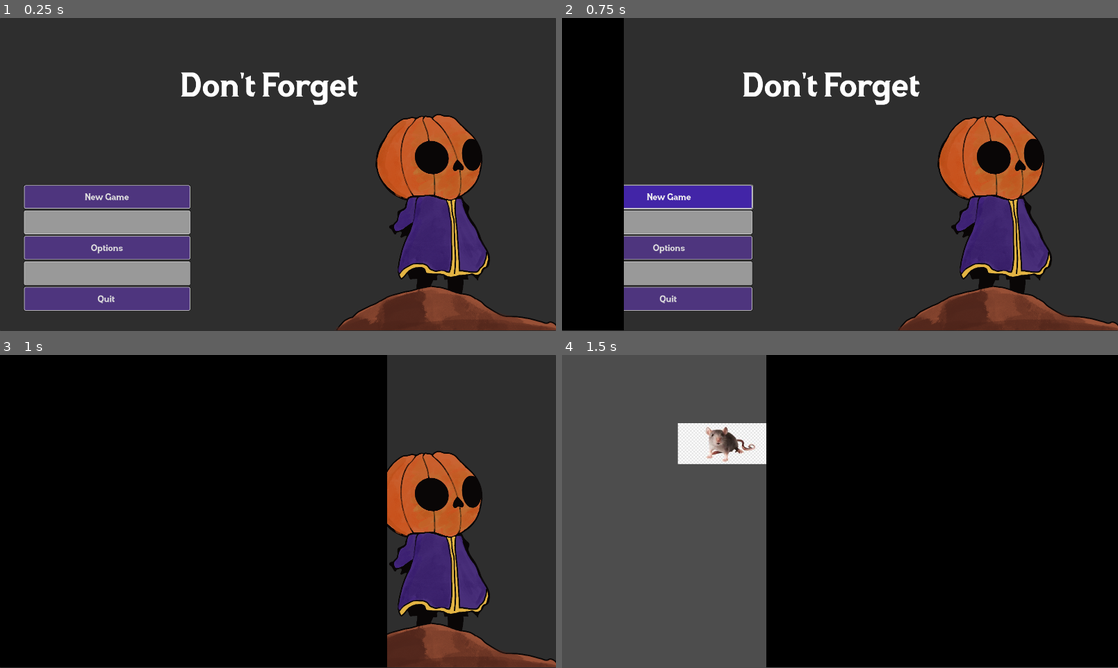
Above: before the commit, frames 1-4 (two rows, left to right).
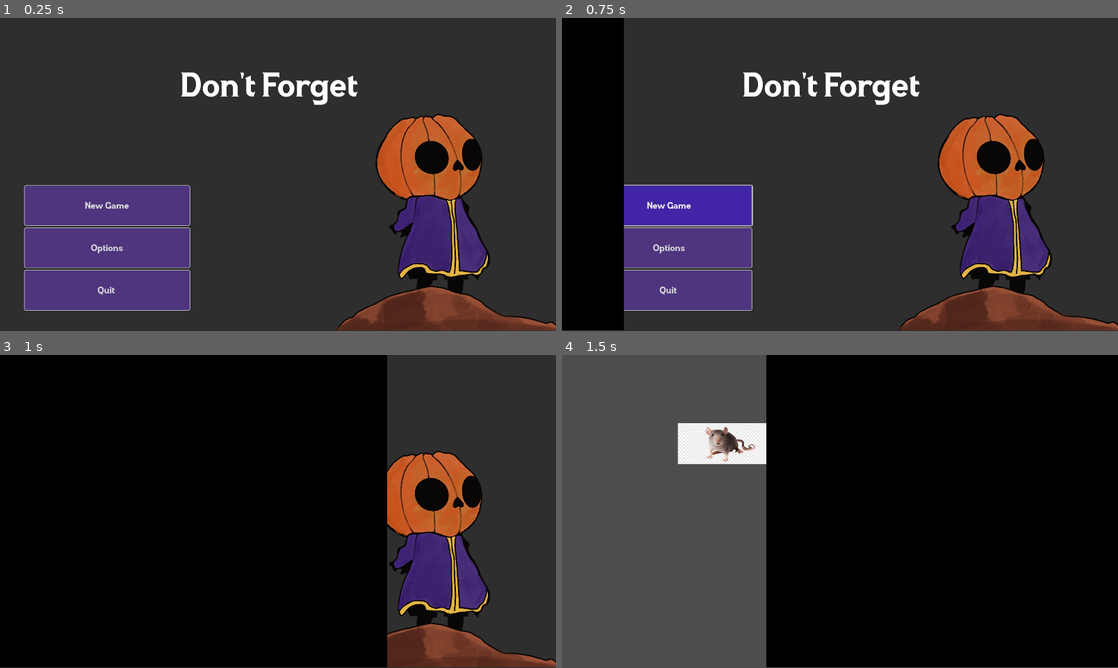
Above: after the commit, the same moments.

Repository: Shre1n/dont-forget
Game: Godot game, scene res://ui/menu.tscn
The game is run twice, just before and just after one commit, with the same random seed, the same clock (stepped at 60 frames per second) and the same inputs.
Inputs:
- Up to frame 1 (0.25 s): no input
- Up to frame 2 (0.75 s): click "New Game" at 0.5 s
- Up to frame 3 (1 s): no input
- Up to frame 4 (1.5 s): click "New Game" at 1.25 s

The runs differ from the first frame. In frame 1, 5.7% of the frame differs, in the area x 4-35%, y 56-92%; in frame 2, 4.4%; in frame 3, nothing differs; in frame 4, nothing differs.

Commit message:
option angepasst !

Diff:
--- a/dont-forget/ui/menu.tscn
+++ b/dont-forget/ui/menu.tscn
@@ -40,17 +40,6 @@
 TooltipLabel/font_sizes/font_size = 30
 TooltipLabel/styles/normal = null
 
-[sub_resource type="StyleBoxFlat" id="StyleBoxFlat_0prog"]
-bg_color = Color(0.258824, 0.145098, 0.654902, 1)
-border_width_left = 2
-border_width_right = 2
-border_width_bottom = 2
-corner_radius_top_left = 5
-corner_radius_top_right = 5
-corner_radius_bottom_right = 5
-corner_radius_bottom_left = 5
-shadow_size = 3
-
 [sub_resource type="StyleBoxFlat" id="StyleBoxFlat_avh6g"]
 border_width_left = 2
 border_width_top = 2
@@ -65,7 +54,6 @@
 [sub_resource type="Theme" id="Theme_6byat"]
 default_font = ExtResource("3_1jn53")
 Button/colors/font_color = Color(0.6, 0.6, 0.6, 1)
-Button/styles/hover = SubResource("StyleBoxFlat_0prog")
 Button/styles/normal = SubResource("StyleBoxFlat_avh6g")
 TooltipLabel/font_sizes/font_size = 30
 
@@ -98,18 +86,6 @@
 Button/styles/normal = SubResource("StyleBoxFlat_tcrys")
 TooltipLabel/font_sizes/font_size = 30
 
-[sub_resource type="StyleBoxFlat" id="StyleBoxFlat_c062k"]
-bg_color = Color(0.258824, 0.145098, 0.654902, 1)
-border_width_left = 2
-border_width_top = 2
-border_width_right = 2
-border_width_bottom = 2
-corner_radius_top_left = 5
-corner_radius_top_right = 5
-corner_radius_bottom_right = 5
-corner_radius_bottom_left = 5
-shadow_size = 3
-
 [sub_resource type="StyleBoxFlat" id="StyleBoxFlat_o8ya2"]
 border_width_left = 2
 border_width_top = 2
@@ -121,7 +97,6 @@
 
 [sub_resource type="Theme" id="Theme_k1pgd"]
 Button/colors/font_color = Color(0.6, 0.6, 0.6, 1)
-Button/styles/hover = SubResource("StyleBoxFlat_c062k")
 Button/styles/normal = SubResource("StyleBoxFlat_o8ya2")
 TooltipLabel/font_sizes/font_size = 30
 
@@ -230,6 +205,7 @@
 text = "New Game"
 
 [node name="Load_Button" type="Button" parent="Panel/Panel/VBoxContainer"]
+visible = false
 layout_mode = 2
 size_flags_vertical = 3
 tooltip_text = "Loads the last save"
@@ -249,6 +225,7 @@
 text = "Options"
 
 [node name="Credits_Button" type="Button" parent="Panel/Panel/VBoxContainer"]
+visible = false
 layout_mode = 2
 size_flags_vertical = 3
 tooltip_text = "Shows the developers"
--- a/dont-forget/ui/options.gd
+++ b/dont-forget/ui/options.gd
@@ -9,7 +9,7 @@
 #Standartwerte
 const basic_volume = 100
 const basic_mute = false
-const basic_res = Vector2i(1280,720)
+const basic_res = Vector2i(1920,1080)
 const basic_fullscreen = false
 
 func _ready():
@@ -66,4 +66,4 @@
 	fullscreen_toggler.set_pressed(basic_fullscreen)
 
 	DisplayServer.window_set_size(basic_res)
-	resulutions_selector.selected = 2
+	resulutions_selector.selected = 0
--- a/dont-forget/ui/options.tscn
+++ b/dont-forget/ui/options.tscn
@@ -93,7 +93,7 @@
 size_flags_vertical = 4
 tooltip_text = "Bildschirmauflösung anpassen"
 theme_override_font_sizes/font_size = 30
-selected = 2
+selected = 0
 item_count = 3
 popup/item_0/text = "1920x1080"
 popup/item_1/text = "1600x900"
Not shown: 1 places in dont-forget/ui/menu.tscn that only renumber resources
